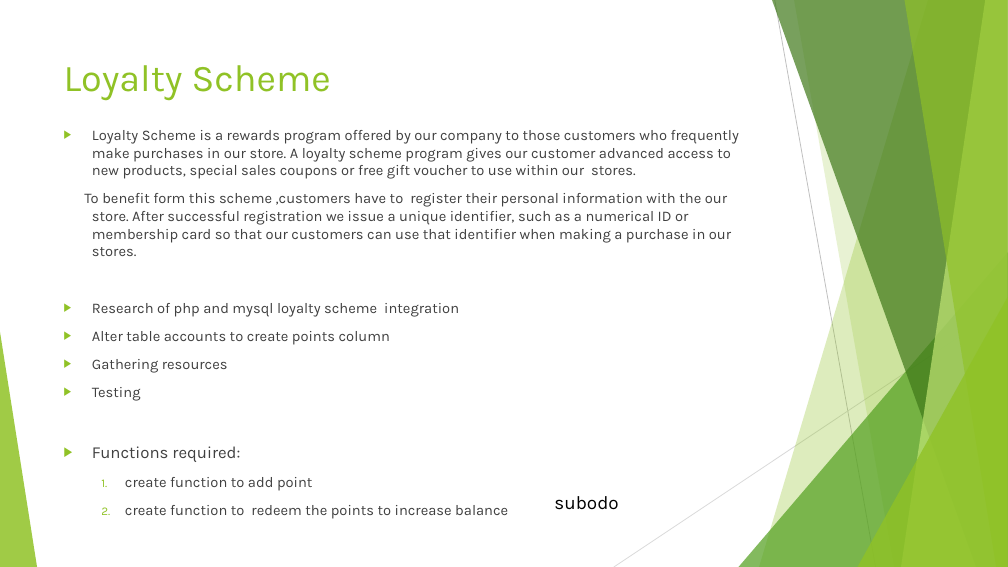
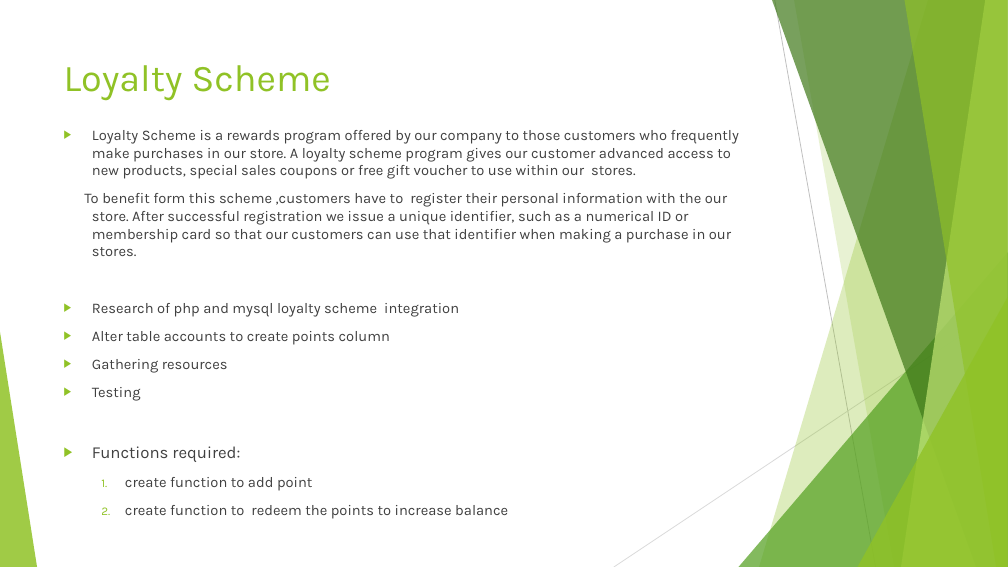
Before and after one commit to ASA786/supermarket_app, a slide deck: slide 16 of Team Project/Presentation (1).pptx (slide 13 before the commit). Drawn at 1008x567 pixels with LibreOffice and Linux fonts; fonts in the diff are those of the drawing. Boxes give left, top, right and bottom in pixels: in the first picture for what was removed or moved away, otherwise in the second. Text is boxed around its words. In the diff, an @@ line names an element or a change of style, - is before the commit and + after.

```diff
--- a/Team Project/Presentation (1).pptx
+++ b/Team Project/Presentation (1).pptx
@@ text removed at <box>554,496,618,510</box> @@
-subodo
```
Also in this commit, not shown: 14 other slides changed, 5 slides added, 3 slides removed.
